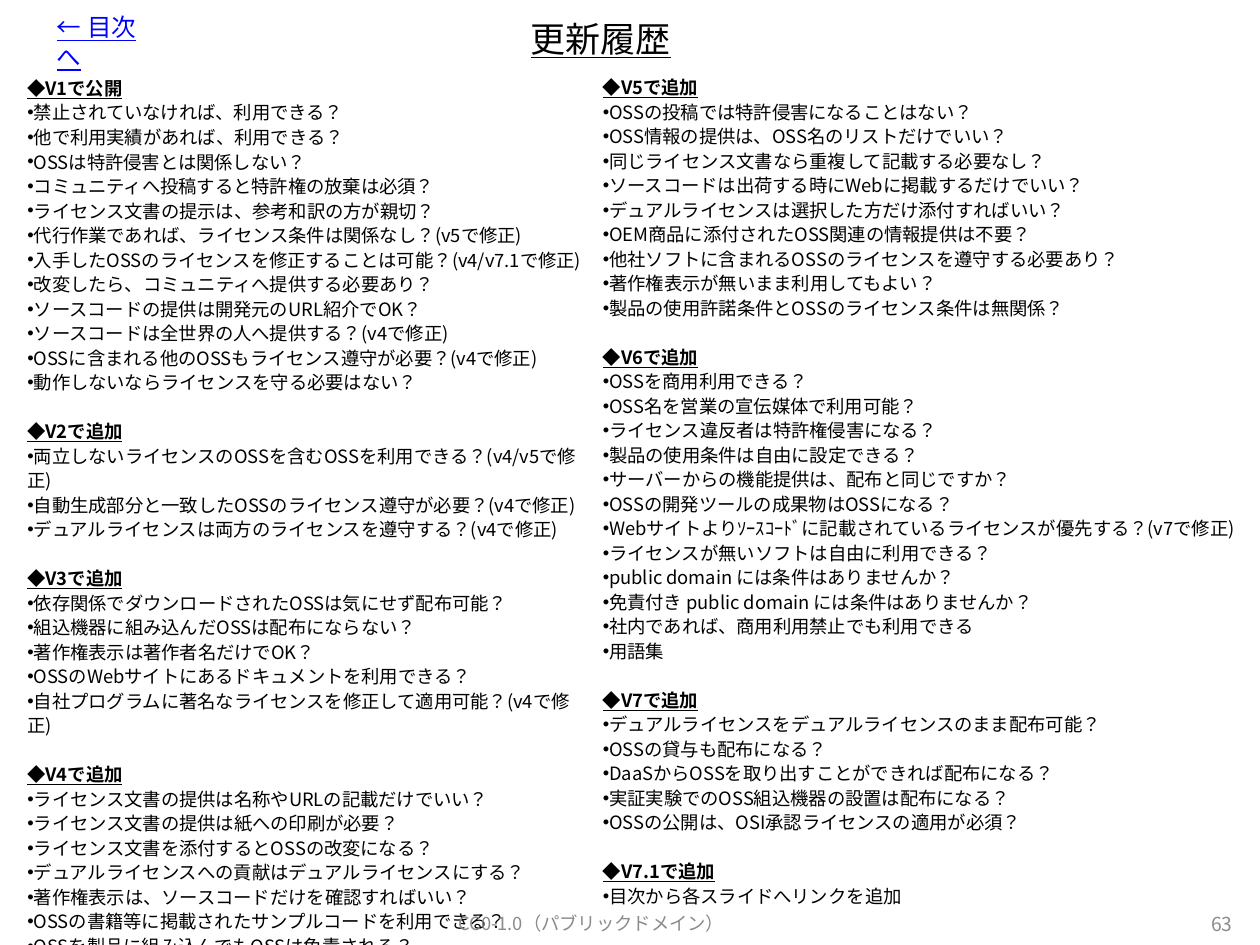
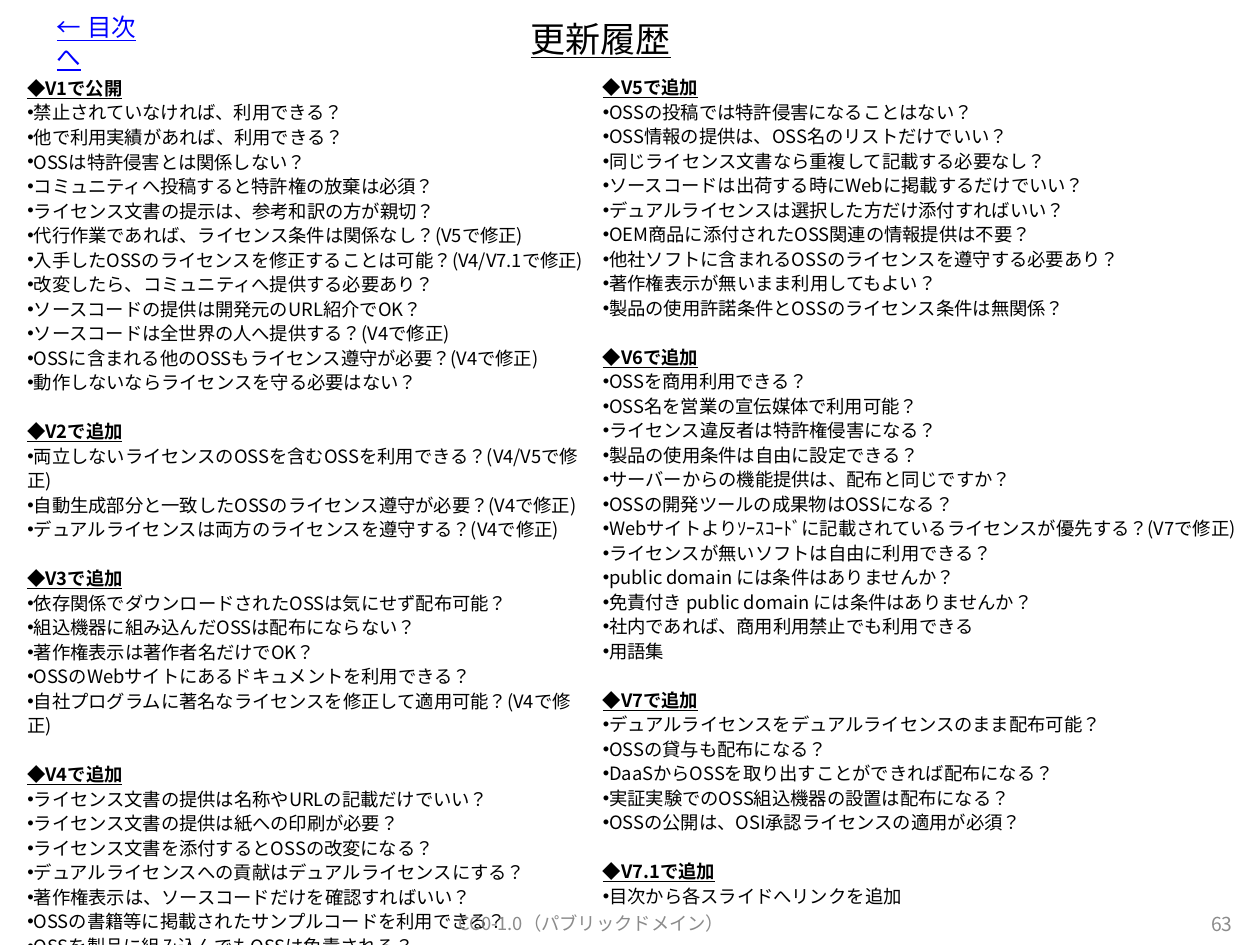
Before and after one commit to OpenChain-Project/OpenChain-JWG, a slide deck: slide 64 of Education_Material/FAQ/OSSライセンス関連でよくある誤解_CC0.pptx. Drawn at 1260x945 pixels with LibreOffice and Linux fonts; fonts in the diff are those of the drawing. Boxes give left, top, right and bottom in pixels: in the first picture for what was removed or moved away, otherwise in the second. Text is boxed around its words. In the diff, an @@ line names an element or a change of style, - is before the commit and + after.

Commit message:
V8.1に更新します。

```diff
--- a/Education_Material/FAQ/OSSライセンス関連でよくある誤解_CC0.pptx
+++ b/Education_Material/FAQ/OSSライセンス関連でよくある誤解_CC0.pptx
@@ text at [34,226,583,271]: text changed @@
-• 代行作業であれば、ライセンス条件は関係なし？(v5で修正)
-• 入手したOSSのライセンスを修正することは可能？(v4/v7.1で修正)
+• 代行作業であれば、ライセンス条件は関係なし？(V5で修正)
+• 入手したOSSのライセンスを修正することは可能？(V4/V7.1で修正)
@@ text at [34,324,539,369]: text changed @@
-• ソースコードは全世界の人へ提供する？(v4で修正)
-• OSSに含まれる他のOSSもライセンス遵守が必要？(v4で修正)
+• ソースコードは全世界の人へ提供する？(V4で修正)
+• OSSに含まれる他のOSSもライセンス遵守が必要？(V4で修正)
@@ text at [34,447,578,540]: text changed @@
-• 両立しないライセンスのOSSを含むOSSを利用できる？(v4/v5で修正)
-• 自動生成部分と一致したOSSのライセンス遵守が必要？(v4で修正)
-• デュアルライセンスは両方のライセンスを遵守する？(v4で修正)
+• 両立しないライセンスのOSSを含むOSSを利用できる？(V4/V5で修正)
+• 自動生成部分と一致したOSSのライセンス遵守が必要？(V4で修正)
+• デュアルライセンスは両方のライセンスを遵守する？(V4で修正)
@@ text at [609,519,1235,539]: text changed @@
-• Webサイトよりｿｰｽｺｰﾄﾞに記載されているライセンスが優先する？(v7で修正)
+• Webサイトよりｿｰｽｺｰﾄﾞに記載されているライセンスが優先する？(V7で修正)
@@ text at [34,692,571,712]: text changed @@
-• 自社プログラムに著名なライセンスを修正して適用可能？(v4で修正)
+• 自社プログラムに著名なライセンスを修正して適用可能？(V4で修正)
```
Also in this commit, not shown: 5 other slides changed.
